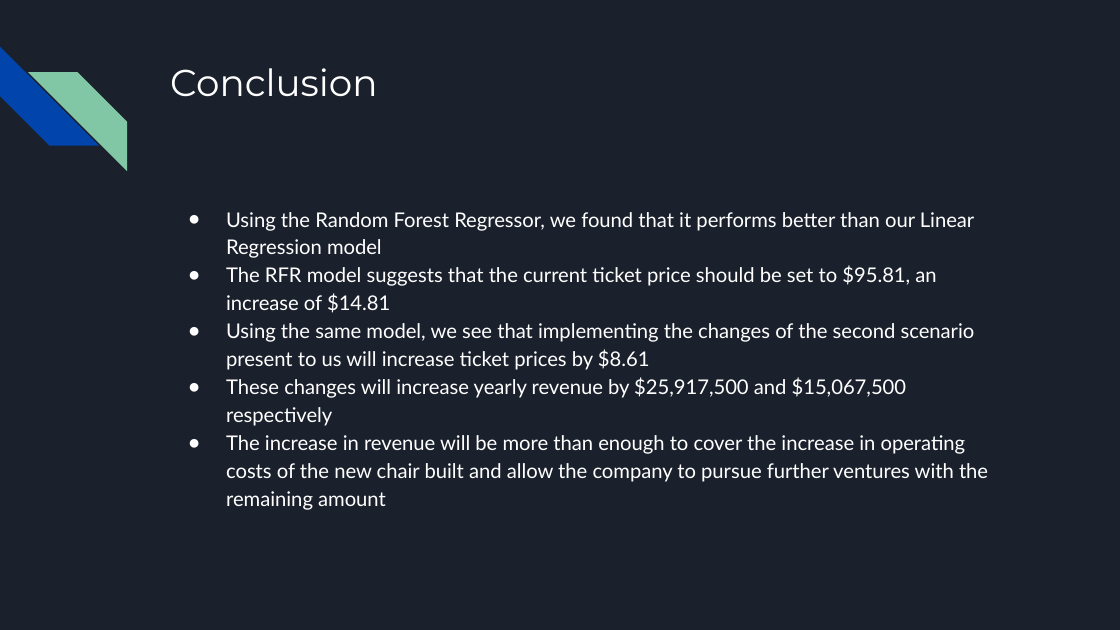
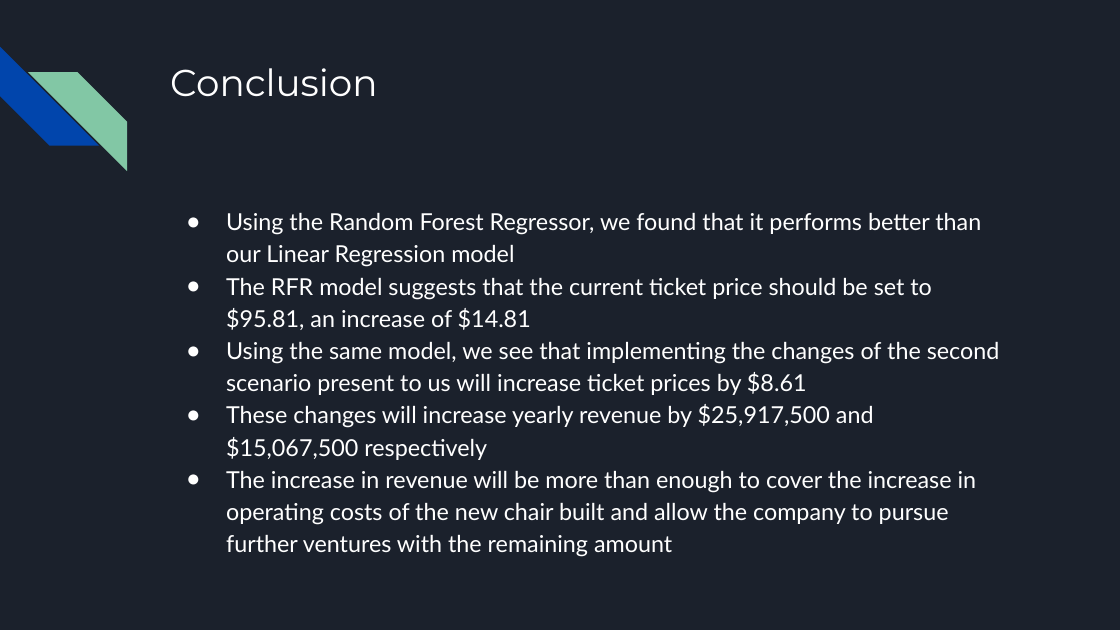
Before and after one commit to gsadecki/DataScienceGuidedCapstone, a slide deck: slide 8 of Guided Capstone Project Slide Deck.pptx (slide 7 before the commit). Drawn at 1120x630 pixels with LibreOffice and Linux fonts; fonts in the diff are those of the drawing. Boxes give left, top, right and bottom in pixels: in the first picture for what was removed or moved away, otherwise in the second. Text is boxed around its words. In the diff, an @@ line names an element or a change of style, - is before the commit and + after.

```diff
--- a/Guided Capstone Project Slide Deck.pptx
+++ b/Guided Capstone Project Slide Deck.pptx
@@ text "Using the Random Forest Regressor, ..." at bbox=[226, 213, 1000, 557]: size 13 to 15 pt; indent changed @@
```
Also in this commit, not shown: 3 other slides changed, 3 slides added, 2 slides removed.
